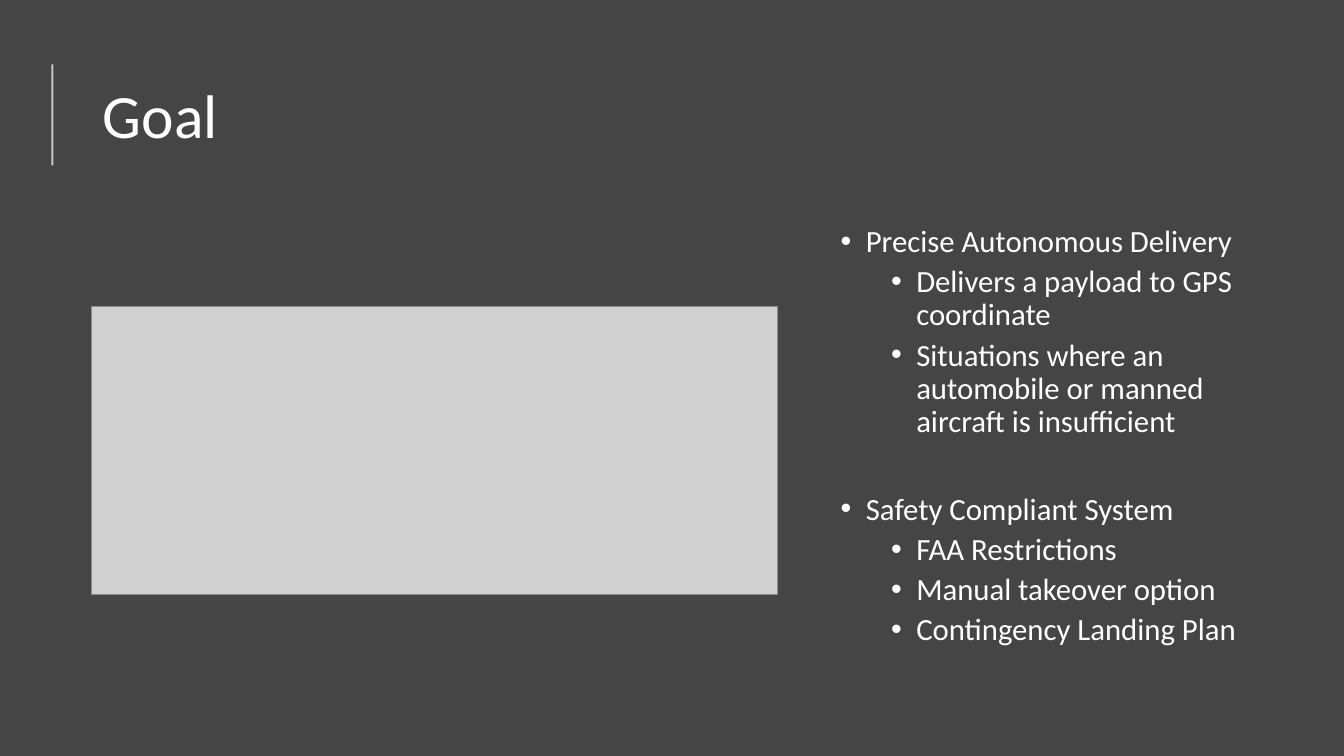
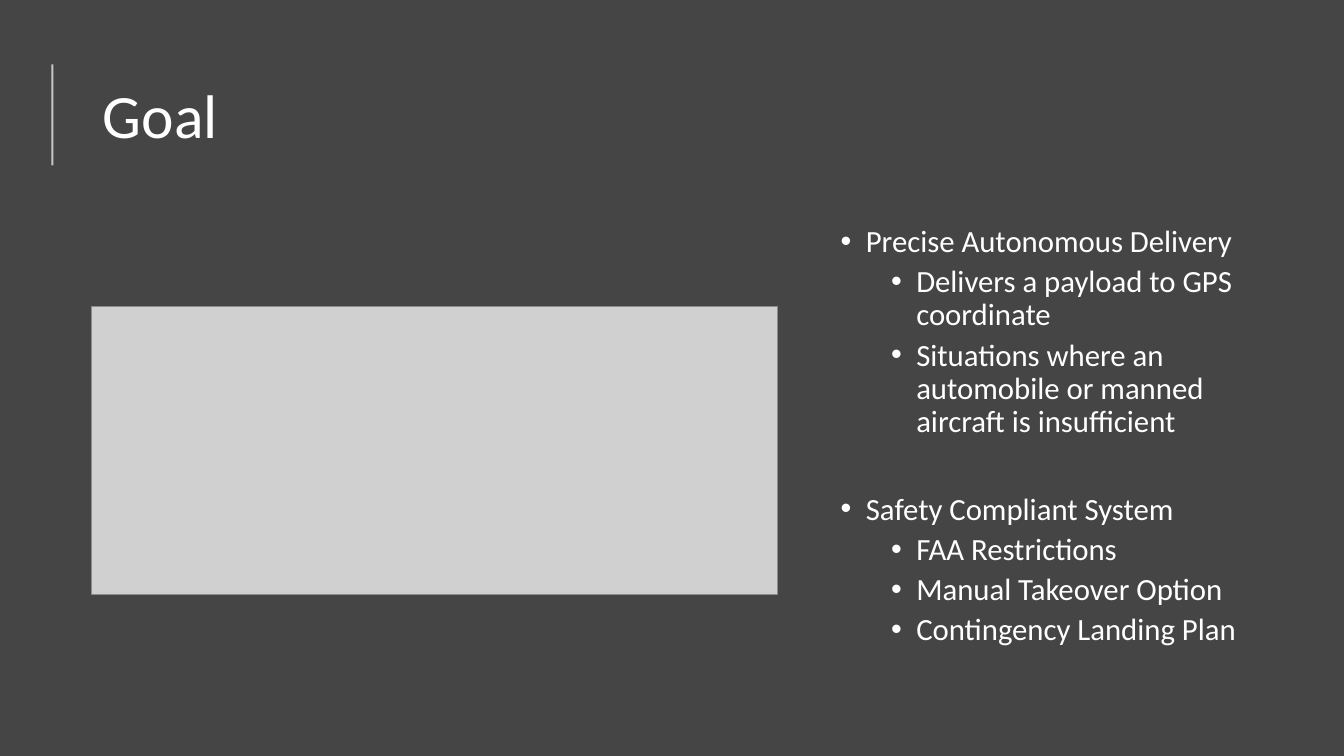
Before and after one commit to miguelc15/RED-Deployment, a slide deck: slide 3 of ProjectPlan_2.pptx. Drawn at 1344x756 pixels with LibreOffice and Linux fonts; fonts in the diff are those of the drawing; grey boxes stand for pictures. Boxes give left, top, right and bottom in pixels: in the first picture for what was removed or moved away, otherwise in the second. Text is boxed around its words. In the diff, an @@ line names an element or a change of style, - is before the commit and + after.

```diff
--- a/ProjectPlan_2.pptx
+++ b/ProjectPlan_2.pptx
@@ text at (916,578,1222,605): text changed @@
-  • Manual takeover option
+  • Manual Takeover Option
```
Also in this commit, not shown: 2 other slides changed.
